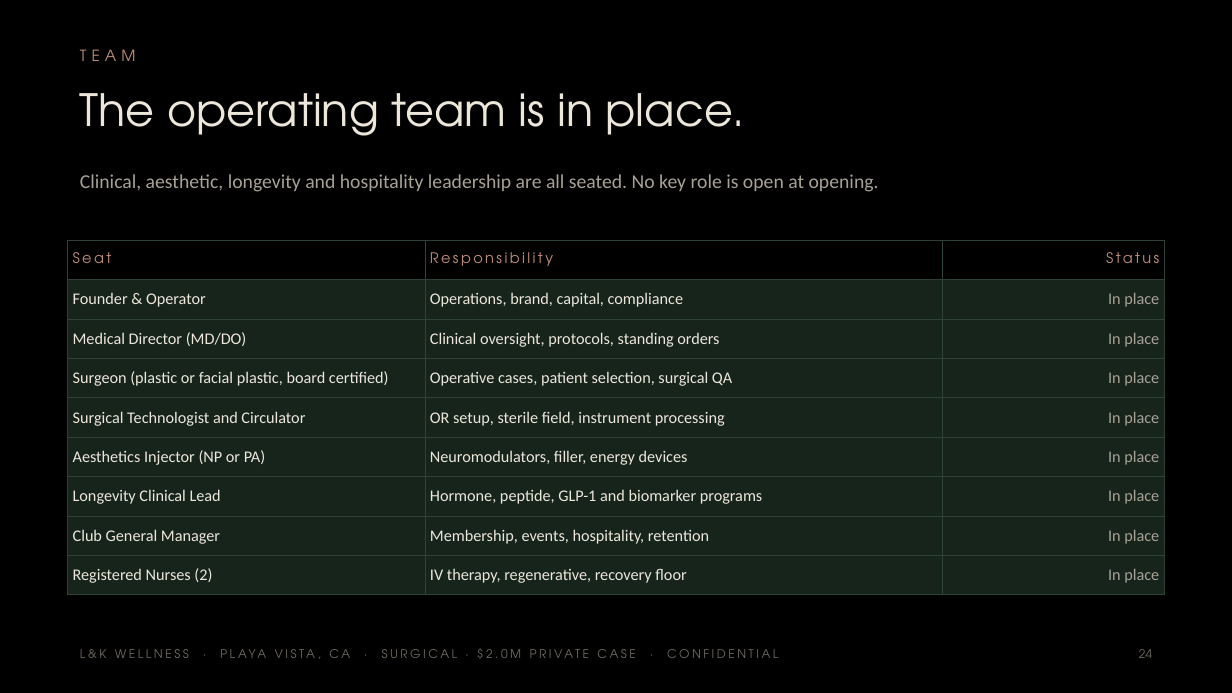
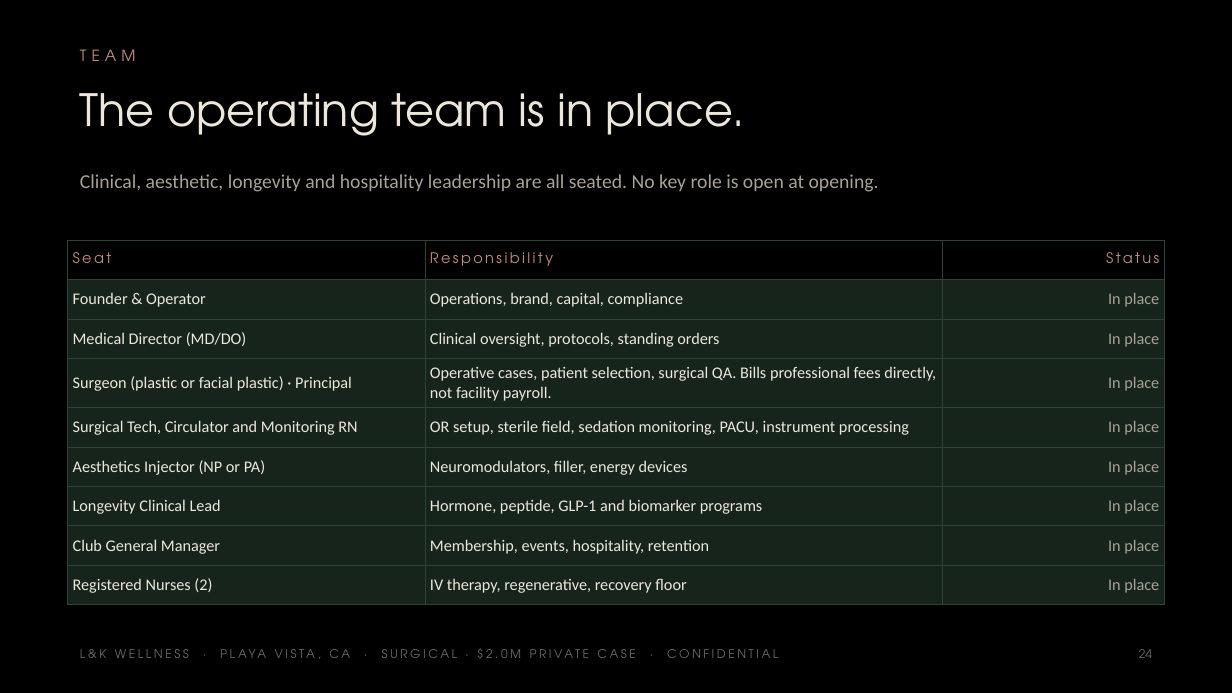
Before and after one commit to apexalpha811/2mil_surgical, a slide deck: slide 24 of 2.0mil_surgical.pptx. Drawn at 1232x693 pixels with LibreOffice and Linux fonts; fonts in the diff are those of the drawing. Boxes give left, top, right and bottom in pixels: in the first picture for what was removed or moved away, otherwise in the second. Text is boxed around its words. In the diff, an @@ line names an element or a change of style, - is before the commit and + after.

```diff
--- a/2.0mil_surgical.pptx
+++ b/2.0mil_surgical.pptx
@@ table at bbox=[68, 240, 1164, 597] @@
-row 4, column 1: Surgeon (plastic or facial plastic, board certified)
+row 4, column 1: Surgeon (plastic or facial plastic) · Principal
-row 4, column 2: Operative cases, patient selection, surgical QA
+row 4, column 2: Operative cases, patient selection, surgical QA. Bills professional fees directly, not facility payroll.
-row 5, column 1: Surgical Technologist and Circulator
+row 5, column 1: Surgical Tech, Circulator and Monitoring RN
-row 5, column 2: OR setup, sterile field, instrument processing
+row 5, column 2: OR setup, sterile field, sedation monitoring, PACU, instrument processing
```
Also in this commit, not shown: 14 other slides changed, 5 other files.
